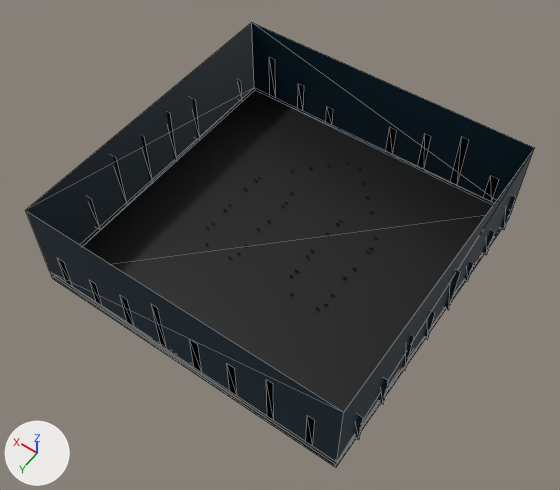
A saved change to the glTF model netrun/assets/models/props/hack_pad.glb.
Before and after are seen from a 50 mm lens placed at (-0.745, 1.08, 1.689), pointed at (-0.019, 0.063, 0.091). Every picture has the same lights, and +X, +Y and +Z are marked at lower left. The older version comes first. Mesh edges are drawn as thin lines on the coarser meshes.

The scene before the commit, as lines of its bpy script (objects in view):
```python
me_pad_plate = bpy.data.meshes.new('pad_plate')
me_pad_plate.from_pydata(...)  # 16 vertices, 28 faces; spans x -0.45..0.45, y -0.45..0.45, z 0.0..0.03
me_pad_plate.materials.append(mat_solid_dark)
me_pad_skirt = bpy.data.meshes.new('pad_skirt')
me_pad_skirt.from_pydata(...)  # 8 vertices, 8 faces; spans x -0.45..0.45, y -0.45..0.45, z 0.03..0.28
me_pad_skirt.materials.append(mat_shell_soft)
me_pad_streaks = bpy.data.meshes.new('pad_streaks')
me_pad_streaks.from_pydata(...)  # 116 vertices, 58 faces; spans x -0.463..0.463, y -0.45..0.45, z 0.03..0.226
me_pad_streaks.materials.append(mat_streaks)
ob_pad_plate = bpy.data.objects.new('pad_plate', me_pad_plate)
ob_pad_plate.location = (0.0, 0.0, 0.0)
ob_pad_skirt = bpy.data.objects.new('pad_skirt', me_pad_skirt)
ob_pad_skirt.location = (0.0, 0.0, 0.0)
ob_pad_streaks = bpy.data.objects.new('pad_streaks', me_pad_streaks)
ob_pad_streaks.location = (0.0, 0.0, 0.0)
```
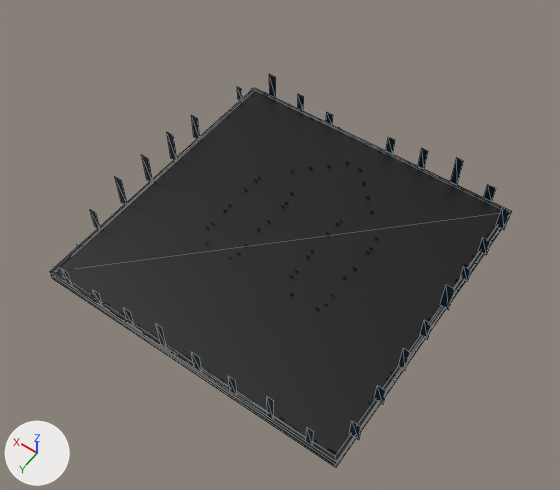
What the commit changed:
Object 'pad_skirt' (ob_pad_skirt) is deleted.

Where the change shows, as pixel boxes (x1, y1, x2, y2) in the pictures (560 x 490 px):
'pad_skirt', deleted
    before: (26, 23, 534, 462)
